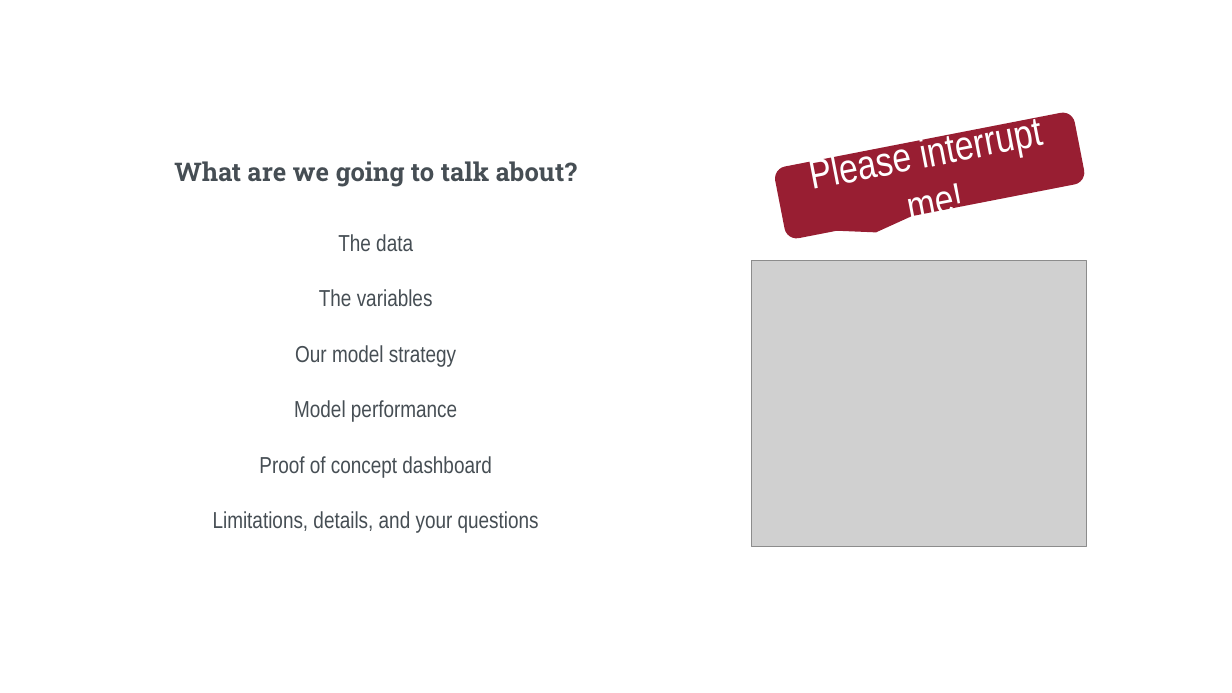
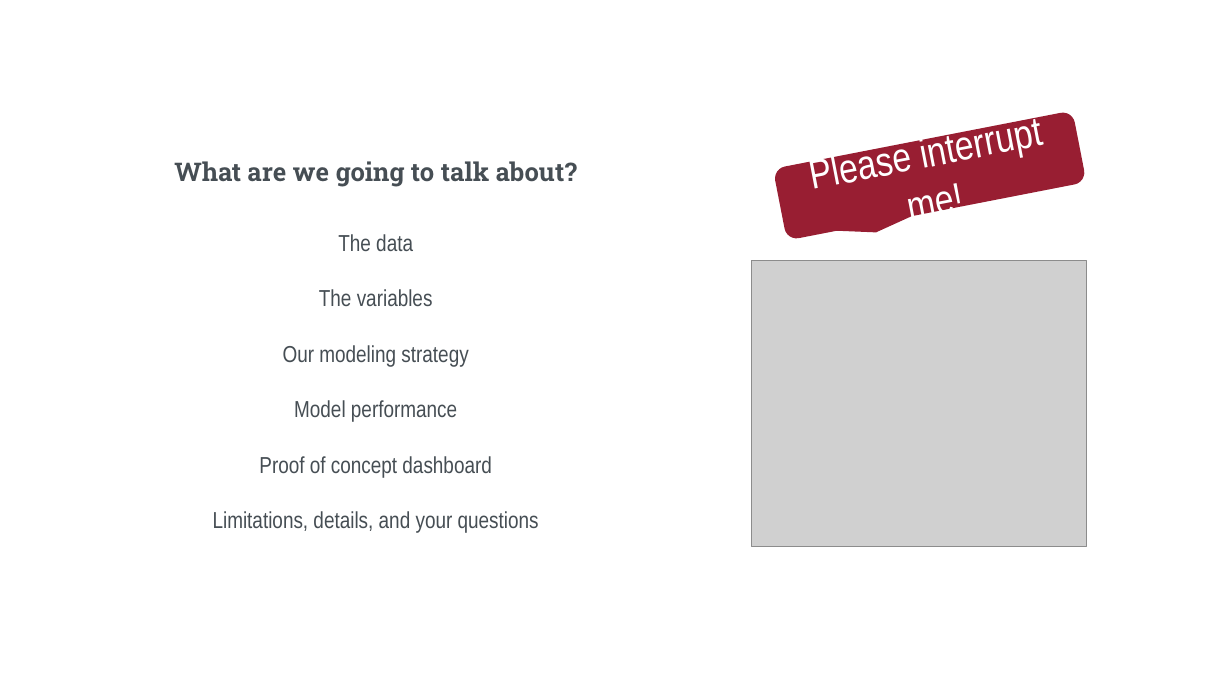
Before and after one commit to concrete-abstraction/student_risk_sagemaker, a slide deck: slide 3 of Documentation/student_risk_presentation.pptx. Drawn at 1232x693 pixels with LibreOffice and Linux fonts; fonts in the diff are those of the drawing; grey boxes stand for pictures. Boxes give left, top, right and bottom in pixels: in the first picture for what was removed or moved away, otherwise in the second. Text is boxed around its words. In the diff, an @@ line names an element or a change of style, - is before the commit and + after.

```diff
--- a/Documentation/student_risk_presentation.pptx
+++ b/Documentation/student_risk_presentation.pptx
@@ text at [283, 345, 468, 367]: text changed @@
-Our model strategy
+Our modeling strategy
```
Also in this commit, not shown: 4 other slides changed.
